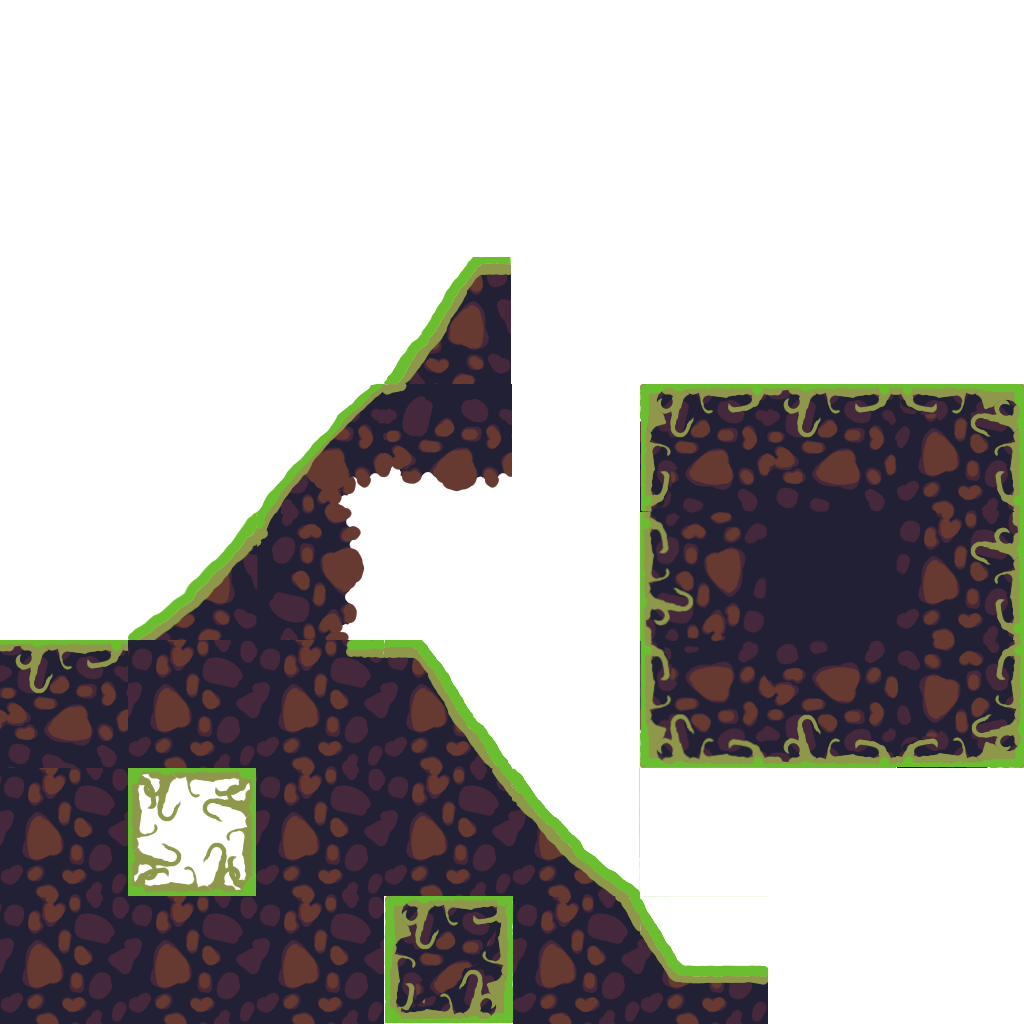
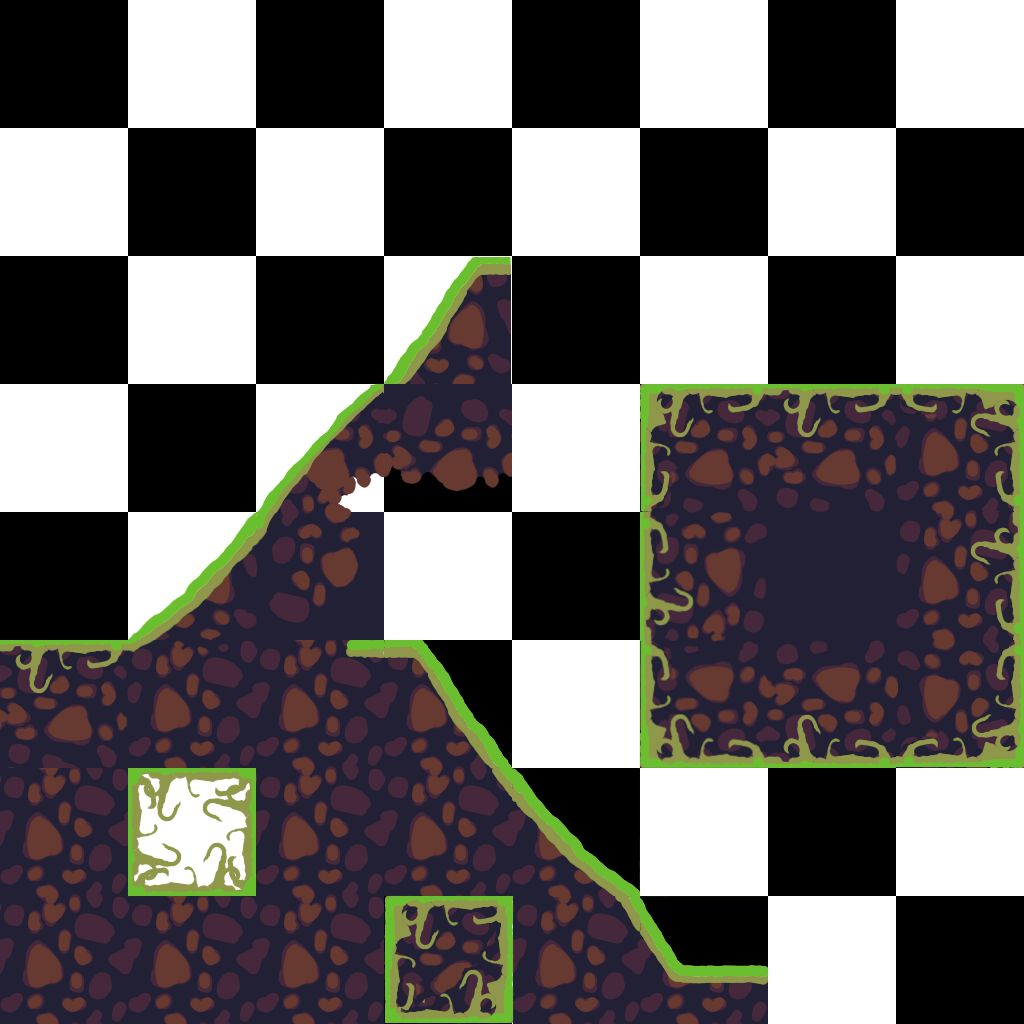
Comparing the layer stacks of the two w=1024, h=1024 images. Changes:
renamed "Numeração #1" to "Ajustes", painted on it over [114, 403, 675, 762]
painted on "spritesheet-terreno1.png" over [127, 384, 407, 643]
showed "Pasted Layer", opacity 70% → 100% over [0, 0, 1024, 1024]
